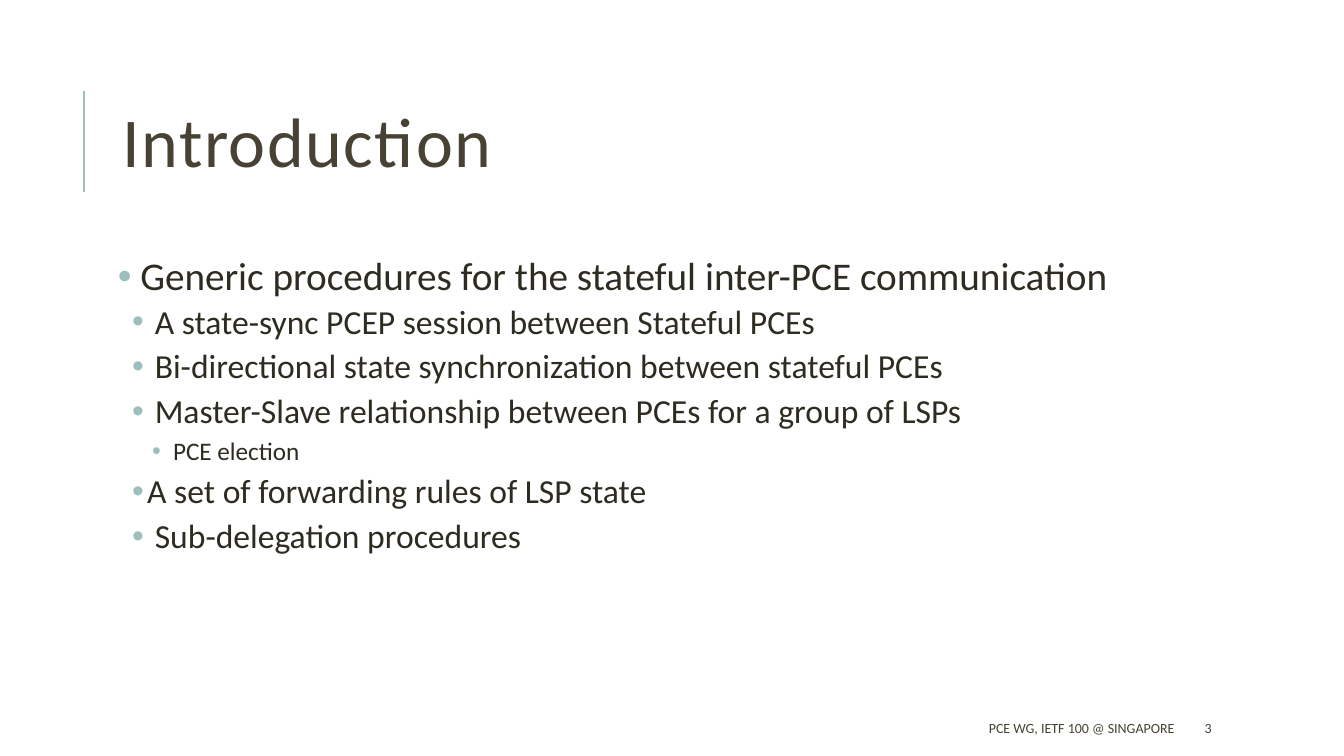
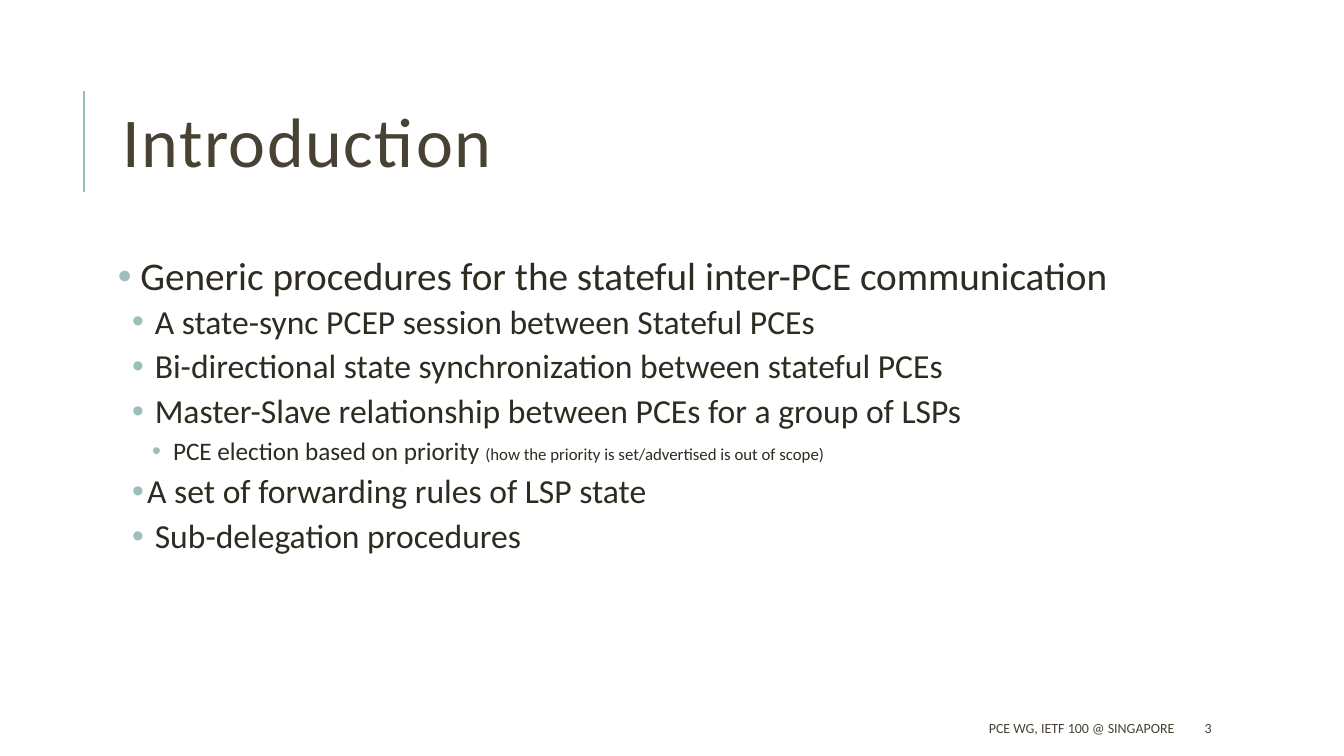
Before and after one commit to dhruvdhody-huawei/100, a slide deck: slide 3 of draft-litkowski-pce-state-sync-02.pptx. Drawn at 1344x756 pixels with LibreOffice and Linux fonts; fonts in the diff are those of the drawing. Boxes give left, top, right and bottom in pixels: in the first picture for what was removed or moved away, otherwise in the second. Text is boxed around its words. In the diff, an @@ line names an element or a change of style, - is before the commit and + after.

Commit message:
update after stephane's suggestion for election

```diff
--- a/draft-litkowski-pce-state-sync-02.pptx
+++ b/draft-litkowski-pce-state-sync-02.pptx
@@ text at (173,442,824,464): text changed; size 18 to 12 pt @@
-    • PCE election
+    • PCE election based on priority (how the priority is set/advertised is out of scope)
```
